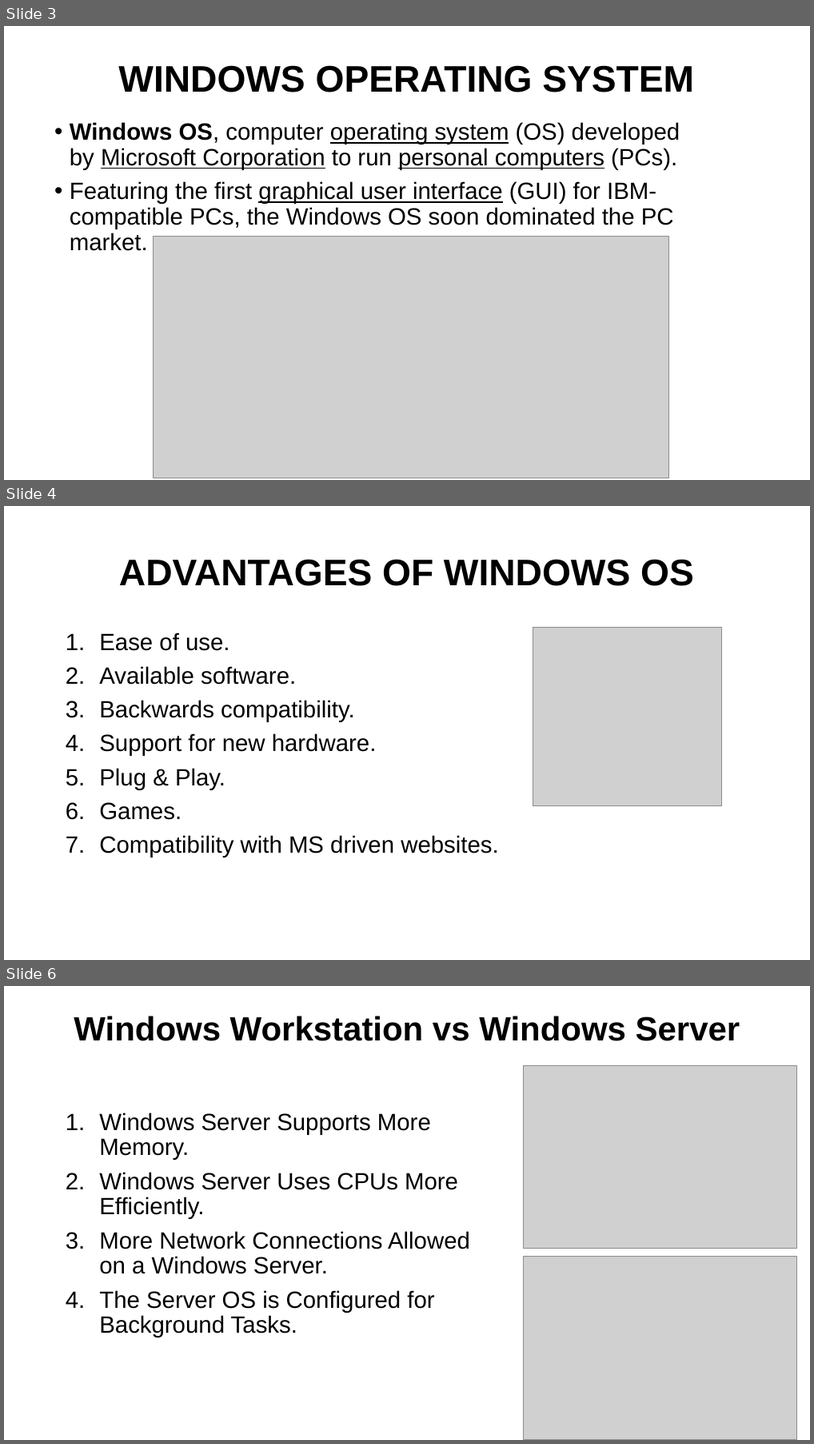
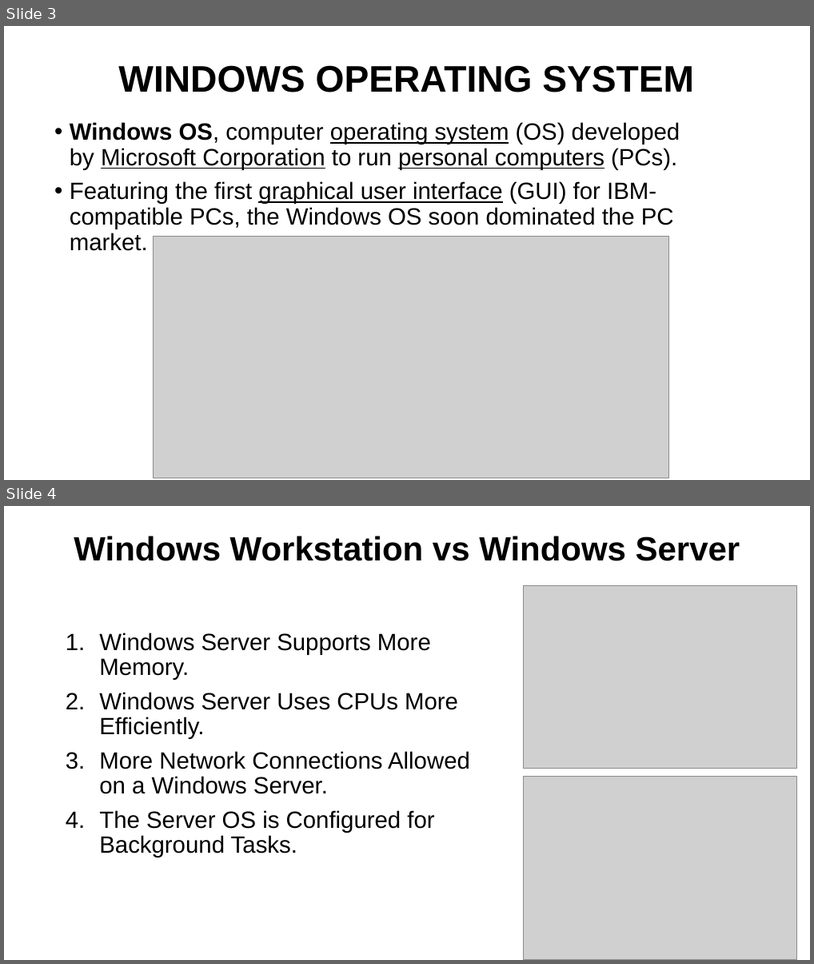
Before and after one commit to PriyalPotnis/Windows, a slide deck: WHAT IS OPERATING SYSTEM.pptx. Shown one above the other, each under a label of ours: slides 3, 4 and 6 before the commit, slides 3 and 4 after it; the slides between them are not shown. The pictures are 814x1444 and 814x964 pixels, drawn with LibreOffice and Linux fonts; fonts in the diff are those of the drawing; grey boxes stand for pictures. Boxes give left, top, right and bottom in pixels: in the first picture for what was removed or moved away, otherwise in the second. Text is boxed around its words. In the diff, an @@ line names an element or a change of style, - is before the commit and + after.

```diff
--- a/WHAT IS OPERATING SYSTEM.pptx
+++ b/WHAT IS OPERATING SYSTEM.pptx
@@ slide 4 removed at bbox=[4, 506, 810, 960], background #FFFFFF @@
@@ title removed at bbox=[119, 559, 694, 586] @@
-ADVANTAGES OF WINDOWS OS
@@ text removed at bbox=[99, 632, 498, 857] @@
-1. Ease of use.
-2. Available software.
-3. Backwards compatibility.
-4. Support for new hardware.
-5. Plug & Play.
-6. Games.
-7. Compatibility with MS driven websites.
@@ picture removed at bbox=[534, 627, 722, 806] @@
@@ what was slide 6 is now slide 4 @@
```
Also in this commit, not shown: 1 slide added, 2 other slides removed, 2 other files.
